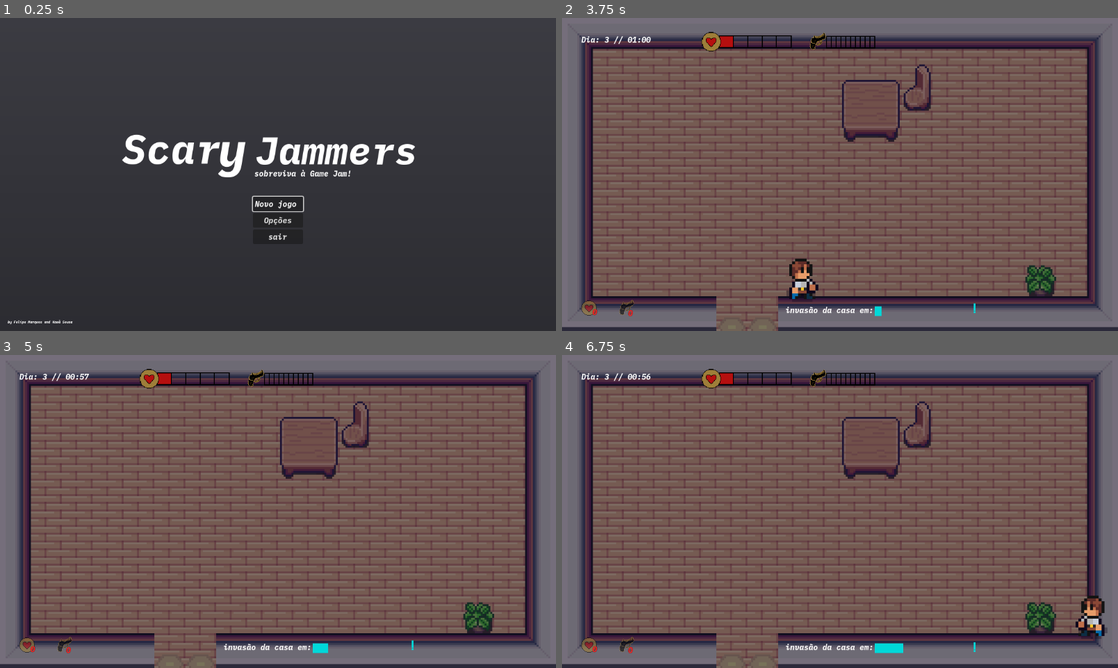
Above: before the commit, frames 1-4 (two rows, left to right).
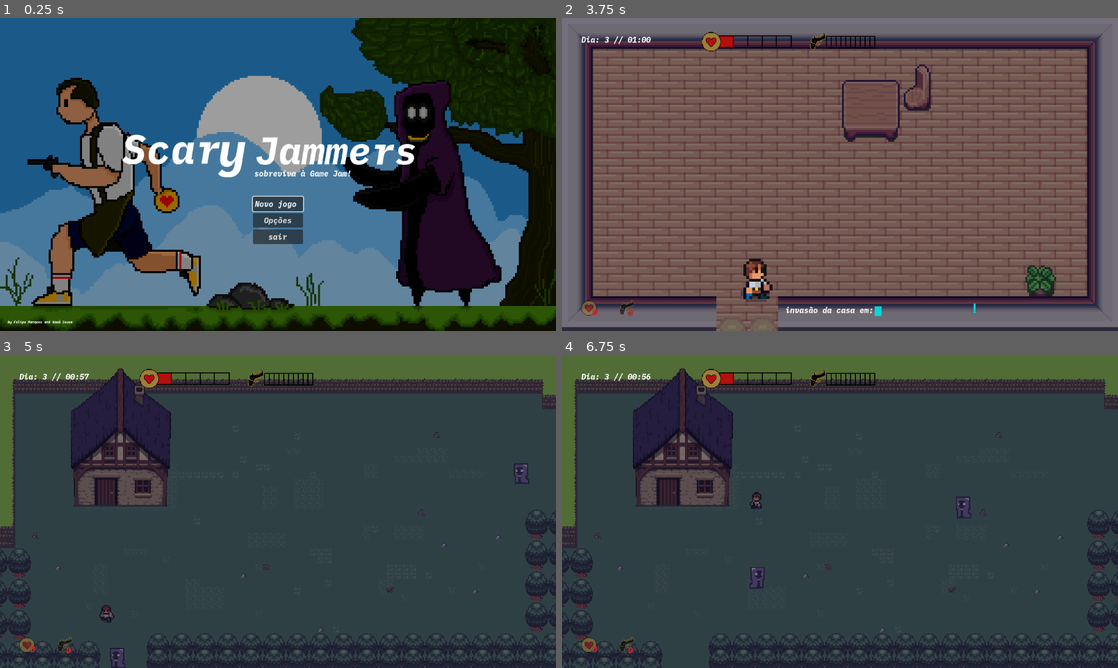
Above: after the commit, the same moments.

Repository: kawasousa/Scary-Jammers
Game: Godot game, scene res://scenes/menu_inicial.tscn
Two runs of this game, one before a commit and one after it. Both use one fixed random seed, a clock stepped at 60 frames per second and the inputs below.
Inputs (mouse positions are in pixels of both pictures, inside the frame that each line leads up to):
- Up to frame 1 (0.25 s): no input
- Up to frame 2 (3.75 s): click "Opções" at 0.5 s; click "3" at 1.25 s; click "voltar ao menu inicial" at 2 s; click "Novo jogo" at 2.75 s; tap Enter at 3.5 s; move the mouse to (962, 158) at 3.52 s; hold D (ui_right) from 3.53 s (still down)
- Up to frame 3 (5 s): move the mouse to (166, 527) at 4.27 s; release D (ui_right) at 4.28 s; hold S (ui_down) from 4.28 s (still down)
- Up to frame 4 (6.75 s): move the mouse to (895, 442) at 5.02 s; release S (ui_down) at 5.03 s; hold D (ui_right) 5.03-5.78 s; move the mouse to (812, 574) at 5.77 s; hold W (ui_up) 5.78-6.53 s; move the mouse to (1006, 558) at 6.52 s; hold A (ui_left) from 6.53 s (still down)

The runs differ from the first frame. In frame 1, 97% of the frame differs, in the area x 0-100%, y 0-100%; in frame 2, 1.1%; in frame 3, 95%; in frame 4, 95%.

Commit message:
fundo do menu adicionado, colisões restantes adicionadas e preparado para apresentação

Diff:
--- a/Scary Jam/scenes/house_scene.tscn
+++ b/Scary Jam/scenes/house_scene.tscn
@@ -228,6 +228,30 @@
 [sub_resource type="TileSet" id="TileSet_ldprc"]
 sources/0 = SubResource("TileSetAtlasSource_cok8v")
 
+[sub_resource type="RectangleShape2D" id="RectangleShape2D_vrcdy"]
+size = Vector2(67, 649)
+
+[sub_resource type="RectangleShape2D" id="RectangleShape2D_1pggu"]
+size = Vector2(322, 69)
+
+[sub_resource type="RectangleShape2D" id="RectangleShape2D_hewtg"]
+size = Vector2(1149, 46)
+
+[sub_resource type="RectangleShape2D" id="RectangleShape2D_2xuvl"]
+size = Vector2(702.75, 69)
+
+[sub_resource type="RectangleShape2D" id="RectangleShape2D_quu8m"]
+size = Vector2(61.5, 649)
+
+[sub_resource type="RectangleShape2D" id="RectangleShape2D_a7epn"]
+size = Vector2(107, 79)
+
+[sub_resource type="RectangleShape2D" id="RectangleShape2D_0dnjk"]
+size = Vector2(27, 33)
+
+[sub_resource type="RectangleShape2D" id="RectangleShape2D_31sin"]
+size = Vector2(36, 42)
+
 [node name="house" type="Node2D"]
 script = ExtResource("1_781us")
 
@@ -251,6 +275,7 @@
 offset_right = 288.0
 offset_bottom = 162.0
 color = Color(0.054902, 0.0352941, 0.160784, 0.529412)
+metadata/_edit_use_anchors_ = true
 
 [node name="Player" parent="." instance=ExtResource("2_cnpi6")]
 position = Vector2(385, 540)
@@ -273,6 +298,41 @@
 offset_right = 640.0
 offset_bottom = 200.0
 scale = Vector2(0.733521, 0.944238)
+metadata/_edit_use_anchors_ = true
+
+[node name="StaticBody2D" type="StaticBody2D" parent="."]
+
+[node name="CollisionShape2D2" type="CollisionShape2D" parent="StaticBody2D"]
+position = Vector2(31.5, 321.5)
+shape = SubResource("RectangleShape2D_vrcdy")
+
+[node name="CollisionShape2D3" type="CollisionShape2D" parent="StaticBody2D"]
+position = Vector2(158, 611.5)
+shape = SubResource("RectangleShape2D_1pggu")
+
+[node name="CollisionShape2D" type="CollisionShape2D" parent="StaticBody2D"]
+position = Vector2(577, 24)
+shape = SubResource("RectangleShape2D_hewtg")
+
+[node name="CollisionShape2D4" type="CollisionShape2D" parent="StaticBody2D"]
+position = Vector2(799.625, 613.5)
+shape = SubResource("RectangleShape2D_2xuvl")
+
+[node name="CollisionShape2D5" type="CollisionShape2D" parent="StaticBody2D"]
+position = Vector2(1119.25, 325)
+shape = SubResource("RectangleShape2D_quu8m")
+
+[node name="CollisionShape2D6" type="CollisionShape2D" parent="StaticBody2D"]
+position = Vector2(641, 186.5)
+shape = SubResource("RectangleShape2D_a7epn")
+
+[node name="CollisionShape2D7" type="CollisionShape2D" parent="StaticBody2D"]
+position = Vector2(740.5, 158.5)
+shape = SubResource("RectangleShape2D_0dnjk")
+
+[node name="CollisionShape2D8" type="CollisionShape2D" parent="StaticBody2D"]
+position = Vector2(987, 547)
+shape = SubResource("RectangleShape2D_31sin")
 
 [connection signal="tree_entered" from="." to="." method="_on_tree_entered"]
 [connection signal="body_entered" from="passage_area" to="." method="_on_passage_area_body_entered"]
--- a/Scary Jam/scenes/menu_inicial.tscn
+++ b/Scary Jam/scenes/menu_inicial.tscn
@@ -1,15 +1,7 @@
-[gd_scene load_steps=5 format=3 uid="uid://c4kfqlx172etq"]
+[gd_scene load_steps=4 format=3 uid="uid://c4kfqlx172etq"]
 
 [ext_resource type="Script" path="res://script/menu_inicial.gd" id="1_q3aub"]
-
-[sub_resource type="Gradient" id="Gradient_exsin"]
-colors = PackedColorArray(0.17435, 0.174346, 0.195286, 1, 0.234, 0.234, 0.26, 1)
-
-[sub_resource type="GradientTexture2D" id="GradientTexture2D_ak022"]
-gradient = SubResource("Gradient_exsin")
-fill_from = Vector2(0.5, 1)
-fill_to = Vector2(0.5, 0)
-metadata/_snap_enabled = true
+[ext_resource type="Texture2D" uid="uid://0ll586uvek3n" path="res://assets/New Piskel (6).png" id="2_n8c0c"]
 
 [sub_resource type="Theme" id="Theme_6qgel"]
 
@@ -29,35 +21,16 @@
 anchor_bottom = 1.0
 grow_horizontal = 2
 grow_vertical = 2
-texture = SubResource("GradientTexture2D_ak022")
+texture = ExtResource("2_n8c0c")
 
-[node name="VBoxContainer2" type="VBoxContainer" parent="."]
+[node name="ColorRect" type="ColorRect" parent="."]
 layout_mode = 1
-anchors_preset = 8
-anchor_left = 0.5
-anchor_top = 0.5
-anchor_right = 0.5
-anchor_bottom = 0.5
-offset_left = -52.0
-offset_top = 62.0
-offset_right = 52.0
-offset_bottom = 128.0
+anchors_preset = 15
+anchor_right = 1.0
+anchor_bottom = 1.0
 grow_horizontal = 2
 grow_vertical = 2
-size_flags_horizontal = 4
-
-[node name="play_button" type="Button" parent="VBoxContainer2"]
-layout_mode = 2
-theme = SubResource("Theme_6qgel")
-text = "Novo jogo "
-
-[node name="days_button" type="Button" parent="VBoxContainer2"]
-layout_mode = 2
-text = "Opções"
-
-[node name="quit_button" type="Button" parent="VBoxContainer2"]
-layout_mode = 2
-text = "sair"
+color = Color(0, 0, 0, 0.384314)
 
 [node name="labels" type="Node2D" parent="."]
 
@@ -100,6 +73,34 @@
 theme_override_font_sizes/font_size = 85
 text = "Scar "
 
+[node name="VBoxContainer2" type="VBoxContainer" parent="."]
+layout_mode = 1
+anchors_preset = 8
+anchor_left = 0.5
+anchor_top = 0.5
+anchor_right = 0.5
+anchor_bottom = 0.5
+offset_left = -52.0
+offset_top = 62.0
+offset_right = 52.0
+offset_bottom = 128.0
+grow_horizontal = 2
+grow_vertical = 2
+size_flags_horizontal = 4
+
+[node name="play_button" type="Button" parent="VBoxContainer2"]
+layout_mode = 2
+theme = SubResource("Theme_6qgel")
+text = "Novo jogo "
+
+[node name="days_button" type="Button" parent="VBoxContainer2"]
+layout_mode = 2
+text = "Opções"
+
+[node name="quit_button" type="Button" parent="VBoxContainer2"]
+layout_mode = 2
+text = "sair"
+
 [connection signal="pressed" from="VBoxContainer2/play_button" to="." method="_on_play_button_pressed"]
 [connection signal="pressed" from="VBoxContainer2/days_button" to="." method="_on_days_button_pressed"]
 [connection signal="pressed" from="VBoxContainer2/quit_button" to="." method="_on_quit_button_pressed"]
--- a/Scary Jam/scenes/outdoor_scene.tscn
+++ b/Scary Jam/scenes/outdoor_scene.tscn
@@ -786,6 +786,7 @@
 layer_4/tile_data = PackedInt32Array(2490387, 0, 5, 2555923, 0, 6, 2621459, 0, 7, 2490388, 65536, 5, 2555924, 65536, 6, …(3245 unchanged characters)…
 
 [node name="StaticBody2D" type="StaticBody2D" parent="TileMap"]
+visible = false
 collision_layer = 5
 collision_mask = 5
 
--- a/Scary Jam/script/enemy_scene.gd
+++ b/Scary Jam/script/enemy_scene.gd
@@ -25,12 +25,12 @@
 
 func _on_area_2d_area_entered(area):
 	if area.is_in_group("shoots"):
+		animated_sprite_2d.play("hurt")
+		speed = 0
+		area.queue_free()
+		await animated_sprite_2d.animation_finished
 		var heart = HEART_RESOURCE.instantiate()
 		if randi_range(1, 3) == 1:
 			get_parent().get_parent().get_node("resources").add_child(heart)
 			heart.global_position = global_position
-		animated_sprite_2d.play("hurt")
-		speed = 0
-		area.queue_free()
-		await animated_sprite_2d.animation_finished
 		queue_free()
Binary file added: Scary Jam/assets/New Piskel (6).png
Not shown, added: Scary Jam/assets/New Piskel (6).png.import
Not shown: 1 places in Scary Jam/scenes/house_scene.tscn that only renumber resources
Not shown, changed: Scary Jam/export/Scary-Jam.zip
Not shown, changed: Scary Jam/export/index.apple-touch-icon.png
Not shown, changed: Scary Jam/export/index.html
Not shown, changed: Scary Jam/export/index.icon.png
Not shown, changed: Scary Jam/export/index.pck
Not shown, changed: Scary Jam/export/index.wasm
